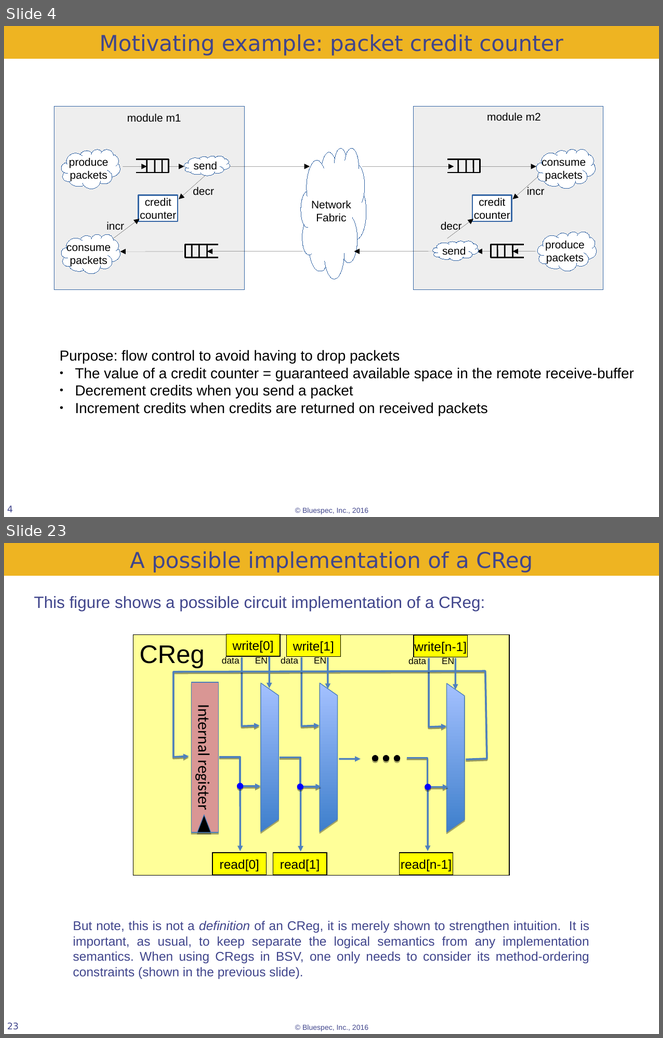
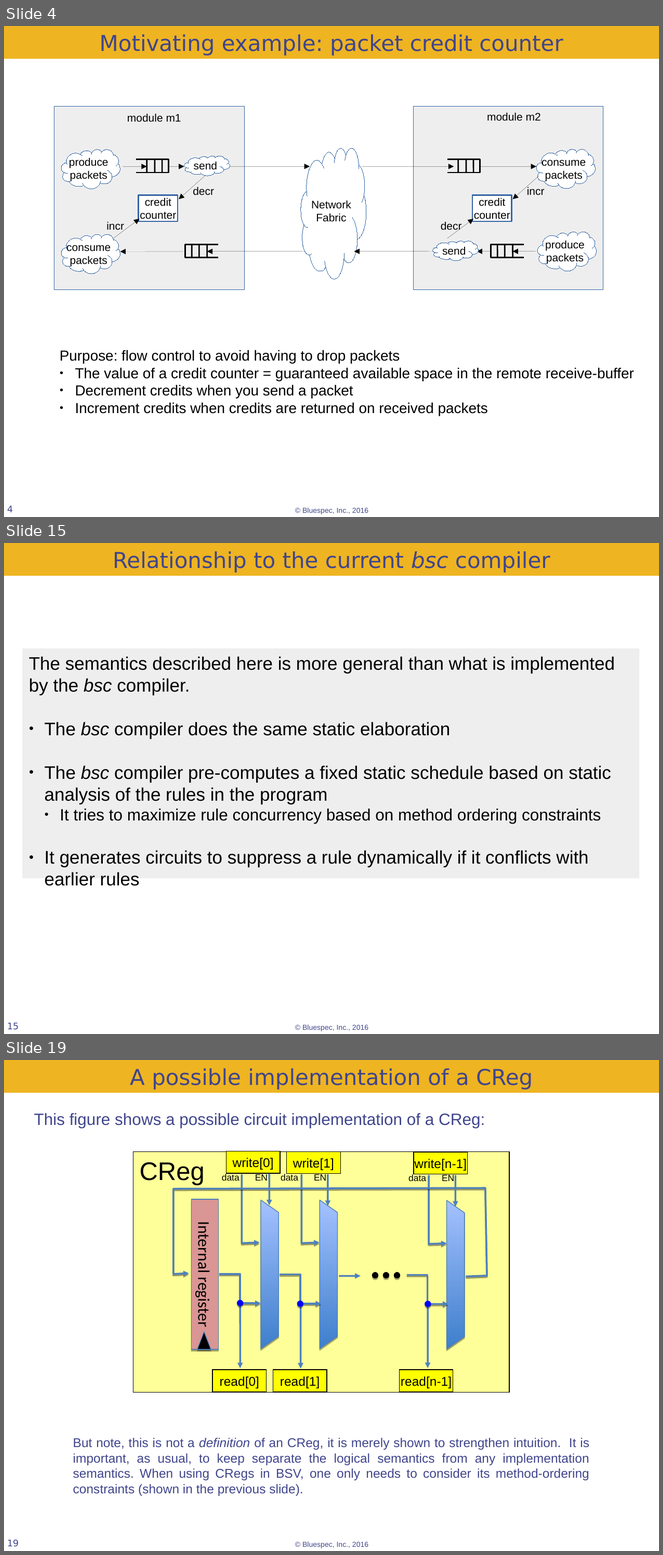
Before and after one commit to rsnikhil/Bluespec_BSV_Formal_Semantics, a slide deck: BSV_Semantics.odp. Shown one above the other, each under a label of ours: slides 4 and 23 before the commit, slides 4, 15 and 19 after it; the slides between them are not shown. The pictures are 663x1038 and 663x1555 pixels, drawn with LibreOffice and Linux fonts; fonts in the diff are those of the drawing; background and template pictures are left out. Boxes give left, top, right and bottom in pixels: in the first picture for what was removed or moved away, otherwise in the second. Text is boxed around its words. In the diff, an @@ line names an element or a change of style, - is before the commit and + after.

```diff
--- a/BSV_Semantics.odp
+++ b/BSV_Semantics.odp
@@ slide 15 added at (4,543,659,1034), background #FFFFFF; not listed: 1 template element that a slide beside it also shows @@
@@ rectangle added at (4,543,659,576), fill #EEB422, 24 pt, text #40458C @@
+Relationship to the current bsc compiler
@@ rectangle added at (22,649,639,878), fill #EEEEEE, 20 pt, text #000000 @@
+The semantics described here is more general than what is implemented by the bsc compiler.
+● The bsc compiler does the same static elaboration
+● The bsc compiler pre-computes a fixed static schedule based on static analysis of the rules in the program
+  ● It tries to maximize rule concurrency based on method ordering constraints
+● It generates circuits to suppress a rule dynamically if it conflicts with earlier rules
@@ page number added at (7,1023,19,1030), 10 pt, text #40458C @@
+15
@@ what was slide 23 is now slide 19 @@
@@ page number at (7,1540,19,1547): text changed @@
-23
+19
```
Also in this commit, not shown: 7 slides changed, 7 other slides added, 5 slides removed.
